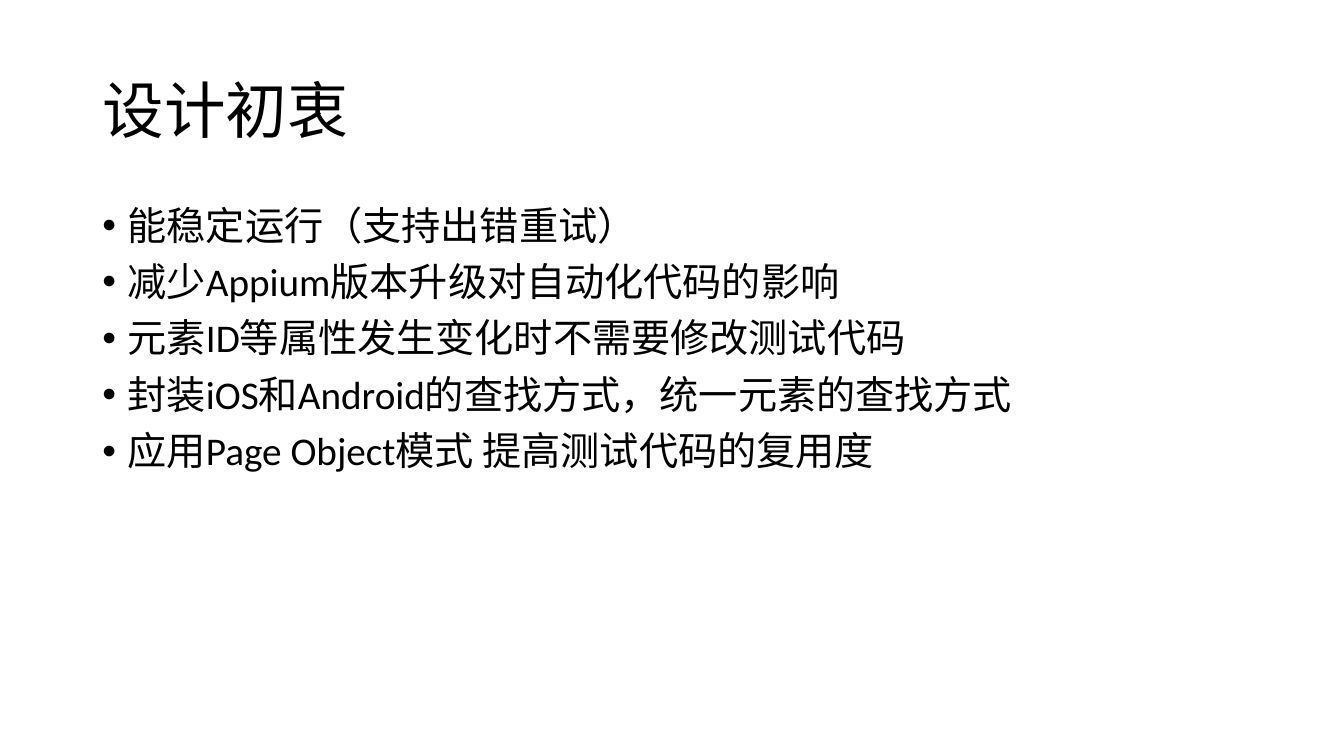
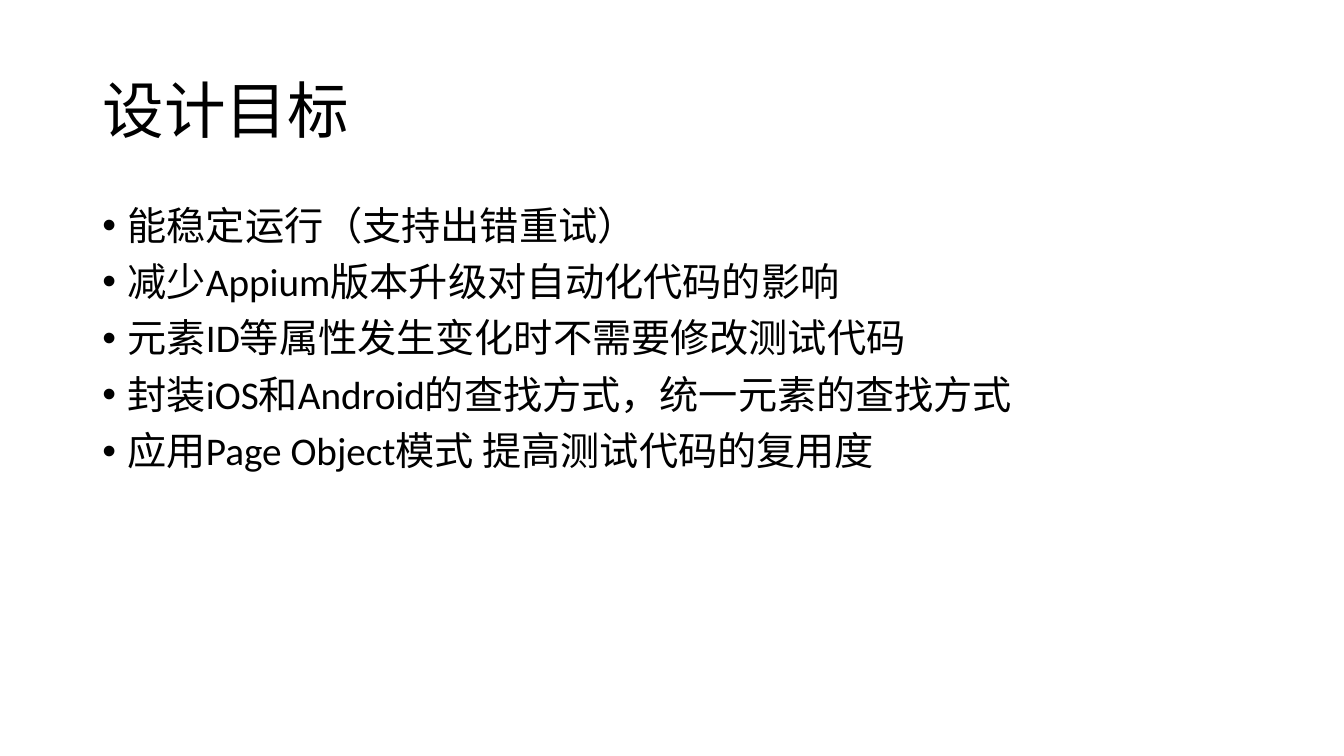
Before and after one commit to lgxqf/AppUIAutomation, a slide deck: slide 3 of doc/Framework-Introduction.pptx. Drawn at 1344x756 pixels with LibreOffice and Linux fonts; fonts in the diff are those of the drawing. Boxes give left, top, right and bottom in pixels: in the first picture for what was removed or moved away, otherwise in the second. Text is boxed around its words. In the diff, an @@ line names an element or a change of style, - is before the commit and + after.

```diff
--- a/doc/Framework-Introduction.pptx
+++ b/doc/Framework-Introduction.pptx
@@ title at box(102, 81, 348, 138): text changed @@
-设计初衷
+设计目标
```
Also in this commit, not shown: 9 other files.
